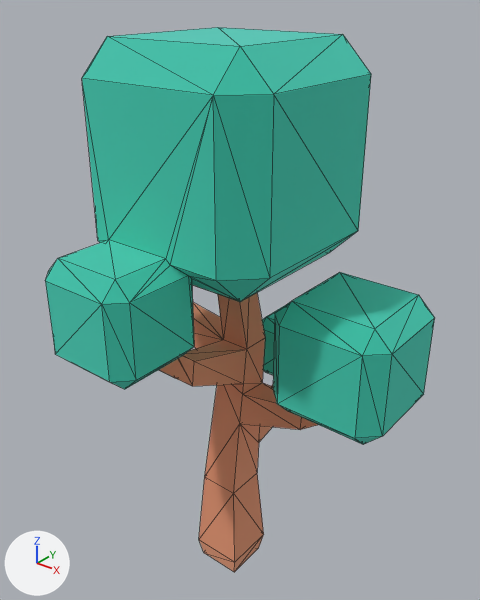
Renders of the glTF model assets/props/nature/tree_detailed.glb from each side of a commit.
Before and after are seen from a 50 mm lens placed at (0.87, -1.05, 1.382), pointed at (-0.007, 0.046, 0.702). Lighting does not change. The marker at lower left points along +X, +Y and +Z. The picture after the commit comes second. Mesh edges are drawn as thin lines. Where no turn or scale is listed for an object, it has been applied to the vertices. Vertices at exactly the same position are counted once.

Names of what the first picture shows: 'tree_detailed'.
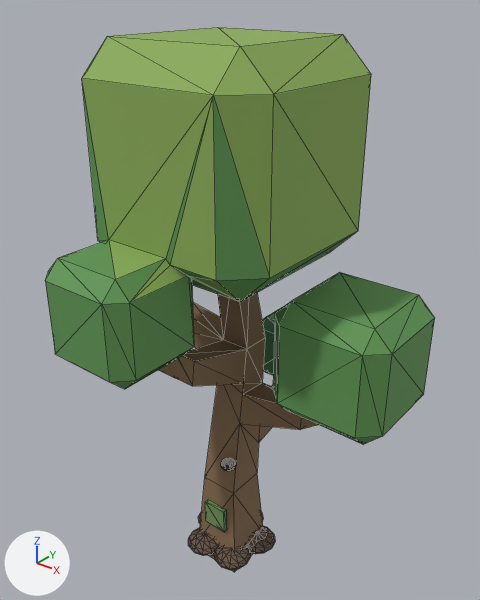
What differs and where, as boxes [x1, y1, x2, y2] in the pictures (480 x 600 px):
part 1 of me_mesh_tree_detailed, added: after [246, 526, 275, 554]
part 2 of me_mesh_tree_detailed, added (brown): after [188, 527, 218, 556]
part 3 of me_mesh_tree_detailed, added (brown): after [214, 545, 251, 570]
part 4 of me_mesh_tree_detailed, added: after [221, 458, 236, 471]
part 5 of me_mesh_tree_detailed, added (green): after [205, 499, 227, 532]
part 6 of me_mesh_tree_detailed, recoloured (cyan to green): [45, 83, 435, 444] in both
part 7 of me_mesh_tree_detailed, recoloured: [263, 317, 362, 444] in both
part 8 of me_mesh_tree_detailed, recoloured (cyan to green): [82, 27, 371, 303] in both
part 9 of me_mesh_tree_detailed, recoloured (beige to brown): [159, 293, 318, 572] in both

Edits to the bpy script that builds the scene:
```text
Add mat_barkdark_006:
    mat_barkdark_006 = principled_material('barkDark.006')
    mat_barkdark_006.base_color = (0.15, 0.1, 0.07)  # brown #6c594b
    mat_barkdark_006.roughness = 0.9
Add mat_leaflight_006:
    mat_leaflight_006 = principled_material('leafLight.006')
    mat_leaflight_006.base_color = (0.26, 0.42, 0.1)  # green #8bad59
    mat_leaflight_006.roughness = 0.8
Add mat_leafdark_006:
    mat_leafdark_006 = principled_material('leafDark.006')
    mat_leafdark_006.base_color = (0.06, 0.2, 0.08)  # dark green #457c50
    mat_leafdark_006.roughness = 0.8
Add mat_bark_006:
    mat_bark_006 = principled_material('bark.006')
    mat_bark_006.base_color = (0.24, 0.15, 0.08)  # brown #866c50
    mat_bark_006.roughness = 0.9
Add mat_leafmid_006:
    mat_leafmid_006 = principled_material('leafMid.006')
    mat_leafmid_006.base_color = (0.12, 0.31, 0.09)  # green #619755
    mat_leafmid_006.roughness = 0.8
Add mat_moss_006:
    mat_moss_006 = principled_material('moss.006')
    mat_moss_006.base_color = (0.16, 0.3, 0.1)  # green #6f9559
    mat_moss_006.roughness = 0.95
Change me_mesh_tree_detailed:
    used by ob_tree_detailed; location = (0.0, 0.0, -0.05)
    remove me_mesh_tree_detailed.from_pydata(...)  # 198 vertices, 402 faces; spans x -0.432..0.415, y -0.389..0.372, z 0.0..1.332
    remove me_mesh_tree_detailed.materials.append(mat_defaultmat)  # white #ffffff
    add me_mesh_tree_detailed.from_pydata(...)  # 578 vertices, 1134 faces; spans x -0.432..0.415, y -0.389..0.372, z 0.0..1.332
    me_mesh_tree_detailed part 1: a new loose piece, a UV sphere (12 segments, 6 rings, poles along z) spanning x 0.019..0.117, y -0.02..0.078, z 0.04..0.084, in mat_barkdark_006 (brown #6c594b)
    me_mesh_tree_detailed part 2: a new loose piece, a UV sphere (12 segments, 6 rings, poles along z) spanning x -0.087..0.011, y -0.112..-0.014, z 0.04..0.084, in mat_barkdark_006 (brown #6c594b)
    me_mesh_tree_detailed part 3: a new loose piece, a UV sphere (12 segments, 6 rings, poles along z) spanning x -0.001..0.097, y -0.105..-0.007, z 0.04..0.084, in mat_barkdark_006 (brown #6c594b)
    me_mesh_tree_detailed part 4: a new loose piece, a UV sphere (12 segments, 6 rings, poles along z) spanning x 0.019..0.058, y -0.076..-0.036, z 0.343..0.37, in mat_barkdark_006 (brown #6c594b)
    me_mesh_tree_detailed part 5: a new loose piece, a box spanning x -0.032..0.032, y -0.068..-0.056, z 0.14..0.207, in mat_moss_006 (green #6f9559)
    me_mesh_tree_detailed part 6: 179 faces spanning x -0.432..0.415, y -0.389..0.372, z 0.472..1.265 switch from mat_leafsgreen (cyan #70e6d6) to mat_leafmid_006 (green #619755)
    me_mesh_tree_detailed part 7: 47 faces spanning x -0.159..0.415, y -0.389..0.372, z 0.446..0.762 switch from mat_leafsgreen (cyan #70e6d6) to mat_leafdark_006 (dark green #457c50)
    me_mesh_tree_detailed part 8: 54 faces spanning x -0.432..0.228, y -0.355..0.226, z 0.788..1.332 switch from mat_leafsgreen (cyan #70e6d6) to mat_leaflight_006 (green #8bad59)
    me_mesh_tree_detailed part 9: 120 faces spanning x -0.351..0.305, y -0.263..0.303, z 0.0..0.877 switch from mat_woodbark (beige #f2be9e) to mat_bark_006 (brown #866c50)
    other edits to the shape of me_mesh_tree_detailed do not show in these pictures
    add me_mesh_tree_detailed.materials.append(mat_barkdark_006)  # brown #6c594b
    add me_mesh_tree_detailed.materials.append(mat_moss_006)  # green #6f9559
Remove ob_tmpparent:
    ob_tmpparent = bpy.data.objects.new('tmpParent', None)
    ob_tmpparent.location = (0.0, 0.0, 0.0)
```
